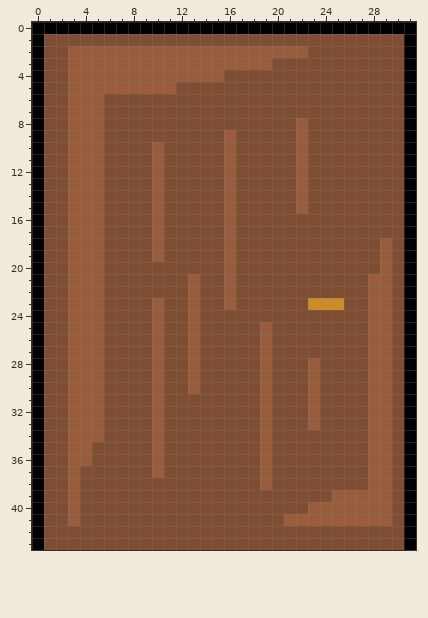
Two versions of one pixel-art sprite, sprites/spr_door_1/layers/ee8d738b-657e-46ba-bc3d-cb0ebef03ffc/270b53c3-586e-4deb-a948-06cf43ab9477.png. The picture above was drawn from the file before the commit.
The file is 32x44 pixels.
The same view after the edit:
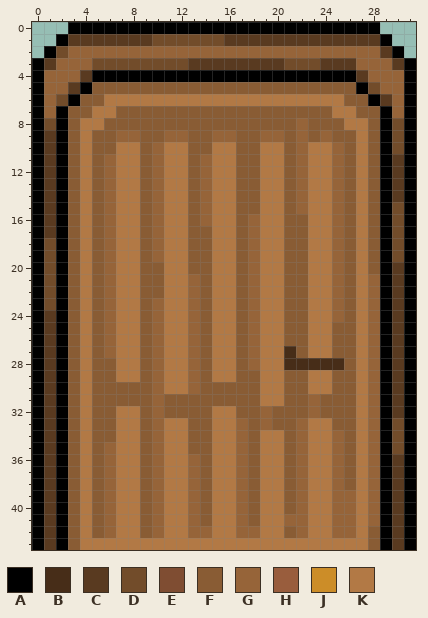
Palette (. is transparent): A #000000  B #472d18  C #593a20  D #724c2a  E #7f4d32  F #895c34  G #966439  H #995d3d  J #cc8d28  K #b27945
What changed:
Changed rows in their new state; - is an unchanged pixel.
first column x 0:
 0 ...--------------------------...
 1 ..ACCCCCCCDDDDDDCCCCCCCCCCCCCA..
 2 .ADGGGGGGGGGGGGGGGGGGGGGGGGGGCA.
 3 -CGGGDDDDDDDDCCCCCCCCDDDCCCGGGC-
 4 -GGGCAAAAAAAAAAAAAAAAAAAAAACGGG-
 5 -GGCAFFFFFFFFFFFFFFFFFFFFFFADGG-
 6 -GDAFFKKKKKKKKKKKKKKKKKKKKFFACG-
 7 -GAFFKKFFFFFFFFFFFFFFFFFFKKFFAG-
 8 -DAFKKFFFFFFFFFFFFFFFFGFFFKKFAD-
 9 -CAFKFFGGFFGGFFGGFFGGFGFGFFKFAD-
10 -CAFKFFKKFGKKFFKKFFKKFGKKGFKFAD-
11 -CAFKFGKKFGKKFGKKFFKKFGKKGFKFAC-
12 -CAFKFGKKFGKKFGKKFFKKFGKKGFKFAC-
13 -CAFKFGKKFGKKFGKKFFKKFGKKGFKFAC-
14 -CAFKFGKKFGKKFGKKFFKKFGKKGFKFAC-
15 -CAFKFGKKFGKKFGKKFFKKFGKKGFKFAD-
16 -CAFKFGKKFGKKFGKKFGKKFFKKGFKFAD-
17 -CAFKFGKKFGKKFFKKFGKKFFKKGFKFAD-
18 -DAFKFGKKFGKKFFKKFGKKFFKKGFKFAD-
19 -DAFKFGKKFGKKFFKKFGKKFFKKGFKFAD-
20 -DAFKFGKKFFKKFFKKFGKKFFKKGFKFAC-
21 -DAFKFGKKFFKKGFKKFGKKFFKKGFKGAC-
22 -DAFKFGKKFFKKGFKKFGKKFFKKGFKGAC-
23 -DAFKFGKKFGKKGFKKFGKKFFKKGFKGAC-
24 -CAFKFGKKFGKKGFKKFGKKFFKKGFKGAC-
25 -CAFKFGKKFGKKGFKKFGKKFFKKFFKGAC-
26 -CAFKFGKKFGKKGFKKFGKKFFKKFFKGAC-
27 -CAFKFGKKFGKKGFKKFGKKBFKKFFKGAC-
28 -CAFKFFKKFGKKGFKKFGKKBBBBBFKGAC-
29 -CAFKFFKKFGKKGFKKFFKKFFKKFFKGAC-
30 -CAFKFFFFFGKKGFFFFFKKFFKKFFKGAC-
31 -CAFKFFFFFGFFFFFFFFKKFFGFFFKGAC-
32 -CAFKFFKKFGFFFFKKFFGFFFGFFFKGAC-
33 -CAFKFFKKFGKKFFKKGFGFFGKKFFKGAD-
34 -CAFKFFKKFGKKFFKKGFKKFGKKGFKGAD-
35 -CAFKFGKKFGKKFFKKGFKKFGKKGFKGAD-
36 -CAFKFGKKFGKKGFKKGFKKFGKKGFKGAC-
37 -CAFKFGKKFGKKGFKKGFKKFGKKGFKGAC-
38 -CAFKFGKKFGKKGFKKGFKKFGKKGFKGAC-
39 -CAFKFGKKFGKKGFKKGFKKFGKKGGKGAC-
40 -CAFKFGKKFGKKGFKKGFKKFGKKGGKGAC-
41 -CAFKFGKKFGKKGFKKGFKKGGKKGGKGAC-
42 -CAFKFGKKFGKKGGKKGGKKFGKKGGKFAC-
43 -CAFKKKKKKKKKKKKKKKKKKKKKKKKFAC-
